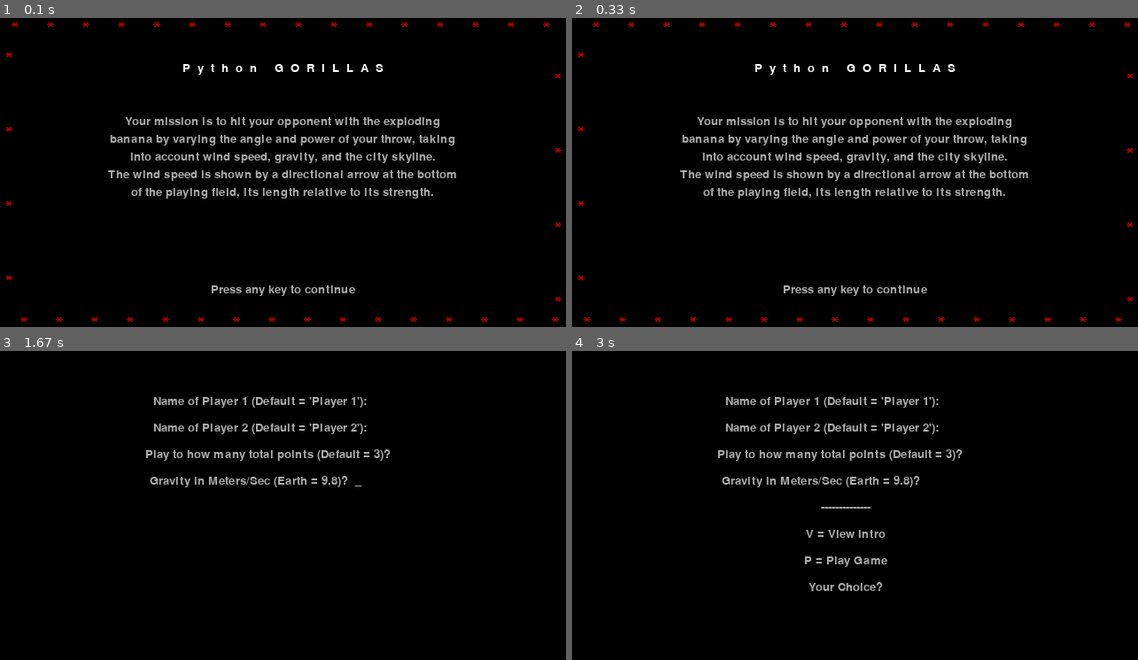
Above: before the commit, frames 1-4 (two rows, left to right).
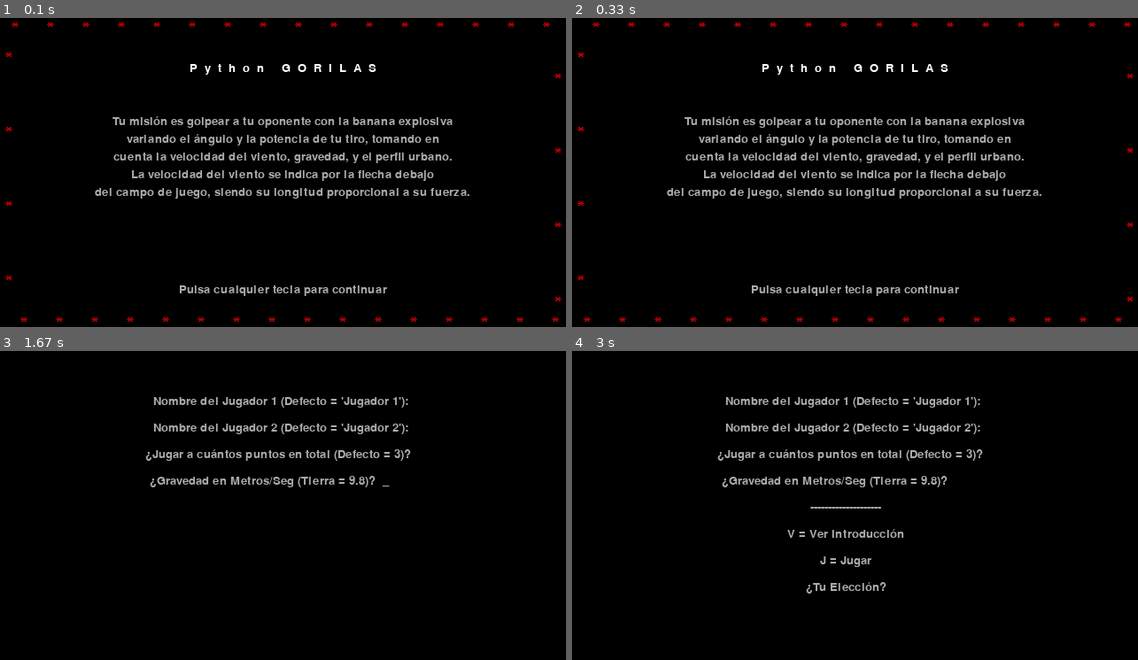
Above: after the commit, the same moments.

Repository: asweigart/inventwithpython3rded
Game: pygame game, started from translations/es/src/es_gorilla.py
Two runs of this game, one before a commit and one after it. Both use one fixed random seed, a clock stepped at 60 frames per second and the inputs below.
Inputs:
- Up to frame 1 (0.1 s): no input
- Up to frame 2 (0.33 s): no input
- Up to frame 3 (1.67 s): tap Enter at 0.33, 0.67, 1.07, 1.37 s; tap Space at 1.57 s
- Up to frame 4 (3 s): tap Space at 1.9, 2.2 s; tap Enter at 1.98 s

The runs differ from the first frame. In frame 1, 5.9% of the frame differs, in the area x 16-83%, y 14-90%; in frame 2, 5.9%; in frame 3, 2.9%; in frame 4, 3.6%.

Commit message:
- Partial translation of "es_gorilla.py"-> (up to line 739)

Diff:
--- a/translations/es/src/es_gorilla.py
+++ b/translations/es/src/es_gorilla.py
@@ -581,192 +581,192 @@
     """Usando el valor de coordsEdif devuelto por crearPaisajeUrbano(), queremos ubicar los gorilas a los lados
     izquierdo y derecho de la pantalla sobre el segundo y el tercer edificio desde el borde."""
 
-    gorPos = [] # item 0 is for (left, top) of player one, item 1 is for player two.
-    xAdj = int(GOR_ABAJO_SUP.get_rect().width / 2)
-    yAdj = GOR_ABAJO_SUP.get_rect().height
-
-    for i in range(0,2): # place first and then second player
-
-        # place gorillas on second or third building from the edge.
+    posGor = [] # el ítem 0 es para (izq, arriba) del jugador uno, el ítem 1 es para el jugador dos.
+    xAj = int(GOR_ABAJO_SUP.get_rect().width / 2)
+    yAj = GOR_ABAJO_SUP.get_rect().height
+
+    for i in range(0,2): # ubicar al primer jugador y luego al segundo
+
+        # ubicar a los gorilas en el segundo y tercer edificio desde el borde.
         if i == 0:
-            buildNum = random.randint(1,2)
+            númEdif = random.randint(1,2)
         else:
-            buildNum = random.randint(len(coordsEdif)-3, len(coordsEdif)-2)
-
-        buildWidth = coordsEdif[buildNum + 1][0] - coordsEdif[buildNum][0]
-        gorPos.append( (coordsEdif[buildNum][0] + int(buildWidth / 2) - xAdj, coordsEdif[buildNum][1] - yAdj - 1) )
-
-    # The format of the gorPos list is [(p1 x, p1 y), (p2 x, p2 y)]
-    return gorPos
-
-def waitForPlayerToPressKey():
-    """Calling this function will pause the program until the user presses a key. The key is returned."""
+            númEdif = random.randint(len(coordsEdif)-3, len(coordsEdif)-2)
+
+        anchoEdif = coordsEdif[númEdif + 1][0] - coordsEdif[númEdif][0]
+        posGor.append( (coordsEdif[númEdif][0] + int(anchoEdif / 2) - xAj, coordsEdif[númEdif][1] - yAj - 1) )
+
+    # El formato de la lista posGor es [(j1 x, j1 y), (j2 x, j2 y)]
+    return posGor
+
+def esperarEntradaDelTeclado():
+    """Llamar a esta función pondrá el programa en pausa hasta que el usuario presione una tecla. Se devuelve la tecla."""
     while True:
-        key = checkForKeyPress()
-        if key:
-            return key
-
-def checkForKeyPress():
-    """Calling this function will check if a key has recently been pressed. If so, the key is returned.
-    If not, then False is returned. If the Esc key was pressed, then the program terminates."""
-    for event in pygame.event.get():
-        if event.type == QUIT:
+        tecla = comprobarTeclaPulsada()
+        if tecla:
+            return tecla
+
+def comprobarTeclaPulsada():
+    """Llamar a esta función comprobará si se ha pulsado una tecla recientemente. Si es así, se devuelve esa tecla.
+    Si no, se devuelve False. Si la tecla Esc fue presionada, el programa termina."""
+    for evento in pygame.event.get():
+        if evento.type == QUIT:
             terminar()
-        if event.type == KEYUP:
-            if event.key == K_ESCAPE: # pressing escape quits
+        if evento.type == KEYUP:
+            if evento.key == K_ESCAPE: # presionando Esc se sale del programa
                 terminar()
-            return event.key
+            return evento.key
     return False
 
-def showStartScreen(screenSurf):
-    """Draws the starting introductory screen to screenSurf, with red stars rotating around the border. This screen
-    remains until the user presses a key."""
-    vertAdj = 0
-    horAdj = 0
-    while not checkForKeyPress():
-        screenSurf.fill(COLOR_NEGRO)
-
-        drawStars(screenSurf, vertAdj, horAdj)
-        vertAdj += 1
-        if vertAdj == 4: vertAdj = 0
-        horAdj += 12
-        if horAdj == 84: horAdj = 0
-        """The stars on the sides of the screen move 1 pixel each iteration through this loop and reset every 4
-        pixels. The stars on the top and bottom of the screen move 12 pixels each iteration and reset every 84 pixels."""
-
-        dibujarTexto('P  y  t  h  o  n     G  O  R  I  L  L  A  S', screenSurf, ANCHO_PNT / 2, 50, COLOR_BLANCO, COLOR_NEGRO, pos='centro')
-        dibujarTexto('Your mission is to hit your opponent with the exploding', screenSurf, ANCHO_PNT / 2, 110, COLOR_GRIS, COLOR_NEGRO, pos='centro')
-        dibujarTexto('banana by varying the angle and power of your throw, taking', screenSurf, ANCHO_PNT / 2, 130, COLOR_GRIS, COLOR_NEGRO, pos='centro')
-        dibujarTexto('into account wind speed, gravity, and the city skyline.', screenSurf, ANCHO_PNT / 2, 150, COLOR_GRIS, COLOR_NEGRO, pos='centro')
-        dibujarTexto('The wind speed is shown by a directional arrow at the bottom', screenSurf, ANCHO_PNT / 2, 170, COLOR_GRIS, COLOR_NEGRO, pos='centro')
-        dibujarTexto('of the playing field, its length relative to its strength.', screenSurf, ANCHO_PNT / 2, 190, COLOR_GRIS, COLOR_NEGRO, pos='centro')
-        dibujarTexto('Press any key to continue', screenSurf, ANCHO_PNT / 2, 300, COLOR_GRIS, COLOR_NEGRO, pos='centro')
+def mostrarPantallaInicio(supPant):
+    """Dibuja la pantalla inicial introductoria sobre supPant, con estrellas rojas rotando alrededor del borde. Esta pantalla
+    permanece hasta que el usuario presione una tecla."""
+    ajVert = 0
+    ajHor = 0
+    while not comprobarTeclaPulsada():
+        supPant.fill(COLOR_NEGRO)
+
+        dibujarEstrellas(supPant, ajVert, ajHor)
+        ajVert += 1
+        if ajVert == 4: ajVert = 0
+        ajHor += 12
+        if ajHor == 84: ajHor = 0
+        """Las estrellas a los lados de la pantalla se mueven 1 píxel por cada iteración de este bucle y se reinician cada 4
+        píxeles. Las estrellas en los bordes superior e inferior se mueven 12 píxels cada iteración y se reinician cada 84 píxeles."""
+
+        dibujarTexto('P  y  t  h  o  n     G  O  R  I  L  A  S', supPant, ANCHO_PNT / 2, 50, COLOR_BLANCO, COLOR_NEGRO, pos='centro')
+        dibujarTexto('Tu misión es golpear a tu oponente con la banana explosiva', supPant, ANCHO_PNT / 2, 110, COLOR_GRIS, COLOR_NEGRO, pos='centro')
+        dibujarTexto('variando el ángulo y la potencia de tu tiro, tomando en', supPant, ANCHO_PNT / 2, 130, COLOR_GRIS, COLOR_NEGRO, pos='centro')
+        dibujarTexto('cuenta la velocidad del viento, gravedad, y el perfil urbano.', supPant, ANCHO_PNT / 2, 150, COLOR_GRIS, COLOR_NEGRO, pos='centro')
+        dibujarTexto('La velocidad del viento se indica por la flecha debajo', supPant, ANCHO_PNT / 2, 170, COLOR_GRIS, COLOR_NEGRO, pos='centro')
+        dibujarTexto('del campo de juego, siendo su longitud proporcional a su fuerza.', supPant, ANCHO_PNT / 2, 190, COLOR_GRIS, COLOR_NEGRO, pos='centro')
+        dibujarTexto('Pulsa cualquier tecla para continuar', supPant, ANCHO_PNT / 2, 300, COLOR_GRIS, COLOR_NEGRO, pos='centro')
 
         pygame.display.update()
         RELOJ_JUEGO.tick(FPS)
 
-def showGameOverScreen(screenSurf, p1name, p1score, p2name, p2score):
-    """Draws the game over screen to screenSurf, showing the players' names and scores. This screen has rotating
-    red stars too, and hangs around until the user presses a key."""
-    p1score = str(p1score)
-    p2score = str(p2score)
-    vertAdj = 0
-    horAdj = 0
-    while not checkForKeyPress():
-        screenSurf.fill(COLOR_NEGRO)
-
-        drawStars(screenSurf, vertAdj, horAdj)
-        vertAdj += 1
-        if vertAdj == 4: vertAdj = 0
-        horAdj += 12
-        if horAdj == 84: horAdj = 0
-        """The stars on the sides of the screen move 1 pixel each iteration through this loop and reset every 4
-        pixels. The stars on the top and bottom of the screen move 12 pixels each iteration and reset every 84 pixels."""
-
-        dibujarTexto('GAME OVER!', screenSurf, ANCHO_PNT / 2, 120, COLOR_GRIS, COLOR_NEGRO, pos='centro')
-        dibujarTexto('Score:', screenSurf, ANCHO_PNT / 2, 155, COLOR_GRIS, COLOR_NEGRO, pos='centro')
-        dibujarTexto(p1name, screenSurf, 225, 170, COLOR_GRIS, COLOR_NEGRO)
-        dibujarTexto(p1score, screenSurf, 395, 170, COLOR_GRIS, COLOR_NEGRO)
-        dibujarTexto(p2name, screenSurf, 225, 185, COLOR_GRIS, COLOR_NEGRO)
-        dibujarTexto(p2score, screenSurf, 395, 185, COLOR_GRIS, COLOR_NEGRO)
-        dibujarTexto('Press any key to continue', screenSurf, ANCHO_PNT / 2, 298, COLOR_GRIS, COLOR_NEGRO, pos='centro')
+def mostrarPantallaJuegoTerminado(supPant, j1nombre, j1puntaje, j2nombre, j2puntaje):
+    """Dibuja la pantalla de juego terminado sobre supPant, mostrando los nombres y puntajes de los jugadores. Esta pantalla también
+    tiene estrellas rojas rotantes, y permanece hasta que el usuario pulse una tecla."""
+    j1puntaje = str(j1puntaje)
+    j2puntaje = str(j2puntaje)
+    ajVert = 0
+    ajHor = 0
+    while not comprobarTeclaPulsada():
+        supPant.fill(COLOR_NEGRO)
+
+        dibujarEstrellas(supPant, ajVert, ajHor)
+        ajVert += 1
+        if ajVert == 4: ajVert = 0
+        ajHor += 12
+        if ajHor == 84: ajHor = 0
+        """Las estrellas a los lados de la pantalla se mueven 1 píxel por cada iteración de este bucle y se reinician cada 4
+        píxeles. Las estrellas en los bordes superior e inferior se mueven 12 píxels cada iteración y se reinician cada 84 píxeles."""
+
+        dibujarTexto('¡JUEGO TERMINADO!', supPant, ANCHO_PNT / 2, 120, COLOR_GRIS, COLOR_NEGRO, pos='centro')
+        dibujarTexto('Puntaje:', supPant, ANCHO_PNT / 2, 155, COLOR_GRIS, COLOR_NEGRO, pos='centro')
+        dibujarTexto(j1nombre, supPant, 225, 170, COLOR_GRIS, COLOR_NEGRO)
+        dibujarTexto(j1puntaje, supPant, 395, 170, COLOR_GRIS, COLOR_NEGRO)
+        dibujarTexto(j2nombre, supPant, 225, 185, COLOR_GRIS, COLOR_NEGRO)
+        dibujarTexto(j2puntaje, supPant, 395, 185, COLOR_GRIS, COLOR_NEGRO)
+        dibujarTexto('Pulsa cualquier tecla para continuar', supPant, ANCHO_PNT / 2, 298, COLOR_GRIS, COLOR_NEGRO, pos='centro')
 
         pygame.display.update()
         RELOJ_JUEGO.tick(FPS)
 
-def drawStars(screenSurf, vertAdj, horAdj):
-    """This function draws the red stars on the border of screenSurf."""
+def dibujarEstrellas(supPant, ajVert, ajHor):
+    """Esta función dibuja las estrellas rojas sobre el borde de supPant."""
     for i in range(16):
-        # draw top row of stars
-        screenSurf.blit(ESTRELLA_SUP, (2 + (((3 - vertAdj) + i * 4) * ESTRELLA_SUP.get_width()), 3))
-        # draw bottom row of stars
-        screenSurf.blit(ESTRELLA_SUP, (2 + ((vertAdj + i * 4) * ESTRELLA_SUP.get_width()), ALTURA_PNT - 7 - ESTRELLA_SUP.get_height()))
+        # dibujar fila superior de estrellas
+        supPant.blit(ESTRELLA_SUP, (2 + (((3 - ajVert) + i * 4) * ESTRELLA_SUP.get_width()), 3))
+        # dibujar fila inferior de estrellas
+        supPant.blit(ESTRELLA_SUP, (2 + ((ajVert + i * 4) * ESTRELLA_SUP.get_width()), ALTURA_PNT - 7 - ESTRELLA_SUP.get_height()))
 
     for i in range(4):
-        # draw left column of stars going down
-        screenSurf.blit(ESTRELLA_SUP, (5, 6 + ESTRELLA_SUP.get_height() + (horAdj + i * 84)))
-        # draw right column of stars going up
-        screenSurf.blit(ESTRELLA_SUP, (ANCHO_PNT - 5 - ESTRELLA_SUP.get_width(), (ALTURA_PNT - (6 + ESTRELLA_SUP.get_height() + (horAdj + i * 84)))))
-
-
-
-def showSettingsScreen(screenSurf):
-    """This is the screen that lets the user type in their name and settings for the game."""
-    p1name = None
-    p2name = None
-    points = None
-    gravity = None
-
-    screenSurf.fill(COLOR_NEGRO)
-
-    while p1name is None:
-        p1name = modoEntrada("Name of Player 1 (Default = 'Player 1'):  ", screenSurf, ANCHO_PNT / 2 - 146, 50, COLOR_GRIS, COLOR_NEGRO, longmax=10, pos='izq', destelloCursor=True)
-    if p1name == '':
-        p1name = 'Player 1'
-
-    while p2name is None:
-        p2name = modoEntrada("Name of Player 2 (Default = 'Player 2'):  ", screenSurf, ANCHO_PNT / 2 - 146, 80, COLOR_GRIS, COLOR_NEGRO, longmax=10, pos='izq', destelloCursor=True)
-    if p2name == '':
-        p2name = 'Player 2'
-
-    while points is None:
-        points = modoEntrada("Play to how many total points (Default = 3)?  ", screenSurf, ANCHO_PNT / 2 - 155, 110, COLOR_GRIS, COLOR_NEGRO, longmax=6, permitidos='0123456789', pos='izq', destelloCursor=True)
-    if points == '':
-        points = 3
+        # dibuja la columna izquierda de estrellas moviéndose hacia abajo
+        supPant.blit(ESTRELLA_SUP, (5, 6 + ESTRELLA_SUP.get_height() + (ajHor + i * 84)))
+        # dibuja la columna derecha de estrellas moviéndose hacia arriba
+        supPant.blit(ESTRELLA_SUP, (ANCHO_PNT - 5 - ESTRELLA_SUP.get_width(), (ALTURA_PNT - (6 + ESTRELLA_SUP.get_height() + (ajHor + i * 84)))))
+
+
+
+def mostrarPantallaConfiguración(supPant):
+    """Esta es la pantalla que permite al jugador ingresar su nombre y ajustes para el juego."""
+    j1nombre = None
+    j2nombre = None
+    puntos = None
+    gravedad = None
+
+    supPant.fill(COLOR_NEGRO)
+
+    while j1nombre is None:
+        j1nombre = modoEntrada("Nombre del Jugador 1 (Defecto = 'Jugador 1'):  ", supPant, ANCHO_PNT / 2 - 146, 50, COLOR_GRIS, COLOR_NEGRO, longmax=10, pos='izq', destelloCursor=True)
+    if j1nombre == '':
+        j1nombre = 'Jugador 1'
+
+    while j2nombre is None:
+        j2nombre = modoEntrada("Nombre del Jugador 2 (Defecto = 'Jugador 2'):  ", supPant, ANCHO_PNT / 2 - 146, 80, COLOR_GRIS, COLOR_NEGRO, longmax=10, pos='izq', destelloCursor=True)
+    if j2nombre == '':
+        j2nombre = 'Jugador 2'
+
+    while puntos is None:
+        puntos = modoEntrada("¿Jugar a cuántos puntos en total (Defecto = 3)?  ", supPant, ANCHO_PNT / 2 - 155, 110, COLOR_GRIS, COLOR_NEGRO, longmax=6, permitidos='0123456789', pos='izq', destelloCursor=True)
+    if puntos == '':
+        puntos = 3
     else:
-        points = int(points)
-
-    while gravity is None:
-        gravity = modoEntrada("Gravity in Meters/Sec (Earth = 9.8)?  ", screenSurf, ANCHO_PNT / 2 - 150, 140, COLOR_GRIS, COLOR_NEGRO, longmax=6, permitidos='0123456789.', pos='izq', destelloCursor=True)
-    if gravity == '':
-        gravity = 9.8
+        puntos = int(puntos)
+
+    while gravedad is None:
+        gravedad = modoEntrada("¿Gravedad en Metros/Seg (Tierra = 9.8)?  ", supPant, ANCHO_PNT / 2 - 150, 140, COLOR_GRIS, COLOR_NEGRO, longmax=6, permitidos='0123456789.', pos='izq', destelloCursor=True)
+    if gravedad == '':
+        gravedad = 9.8
     else:
-        gravity = float(gravity)
-
-    dibujarTexto('--------------', screenSurf, ANCHO_PNT / 2 -10, 170, COLOR_GRIS, COLOR_NEGRO, pos='centro')
-    dibujarTexto('V = View Intro', screenSurf, ANCHO_PNT / 2 -10, 200, COLOR_GRIS, COLOR_NEGRO, pos='centro')
-    dibujarTexto('P = Play Game', screenSurf, ANCHO_PNT / 2 -10, 230, COLOR_GRIS, COLOR_NEGRO, pos='centro')
-    dibujarTexto('Your Choice?', screenSurf, ANCHO_PNT / 2 -10, 260, COLOR_GRIS, COLOR_NEGRO, pos='centro')
+        gravedad = float(gravedad)
+
+    dibujarTexto('--------------------', supPant, ANCHO_PNT / 2 -10, 170, COLOR_GRIS, COLOR_NEGRO, pos='centro')
+    dibujarTexto('V = Ver Introducción', supPant, ANCHO_PNT / 2 -10, 200, COLOR_GRIS, COLOR_NEGRO, pos='centro')
+    dibujarTexto('J = Jugar', supPant, ANCHO_PNT / 2 -10, 230, COLOR_GRIS, COLOR_NEGRO, pos='centro')
+    dibujarTexto('¿Tu Elección?', supPant, ANCHO_PNT / 2 -10, 260, COLOR_GRIS, COLOR_NEGRO, pos='centro')
     pygame.display.update()
 
-    key = waitForPlayerToPressKey()
-    while chr(key) != 'v' and chr(key) != 'p':
-        key = waitForPlayerToPressKey()
-
-    return p1name, p2name, points, gravity, chr(key) # returns 'v' or 'p'
-
-def showIntroScreen(screenSurf, p1name, p2name):
-    """This is the screen that plays if the user selected "view intro" from the starting screen."""
-    screenSurf.fill(COLOR_CIELO)
-    dibujarTexto('P  y  t  h  o  n     G  O  R  I  L  L  A  S', screenSurf, ANCHO_PNT / 2, 15, COLOR_BLANCO, COLOR_CIELO, pos='centro')
-    dibujarTexto('STARRING:', screenSurf, ANCHO_PNT / 2, 55, COLOR_BLANCO, COLOR_CIELO, pos='centro')
-    dibujarTexto('%s AND %s' % (p1name, p2name), screenSurf, ANCHO_PNT / 2, 115, COLOR_BLANCO, COLOR_CIELO, pos='centro')
+    key = esperarEntradaDelTeclado()
+    while chr(key) != 'v' and chr(key) != 'j':
+        key = esperarEntradaDelTeclado()
+
+    return j1nombre, j2nombre, puntos, gravedad, chr(key) # devuelve 'v' o 'j'
+
+def mostrarPantallaIntro(supPant, j1nombre, j2nombre):
+    """Esta es la pantalla que se reproduce si el jugador eligió "ver introducción" de la pantalla de inicio."""
+    supPant.fill(COLOR_CIELO)
+    dibujarTexto('P  y  t  h  o  n     G  O  R  I  L  L  A  S', supPant, ANCHO_PNT / 2, 15, COLOR_BLANCO, COLOR_CIELO, pos='centro')
+    dibujarTexto('STARRING:', supPant, ANCHO_PNT / 2, 55, COLOR_BLANCO, COLOR_CIELO, pos='centro')
+    dibujarTexto('%s AND %s' % (j1nombre, j2nombre), supPant, ANCHO_PNT / 2, 115, COLOR_BLANCO, COLOR_CIELO, pos='centro')
 
     x = 278
     y = 175
 
     for i in range(2):
-        drawGorilla(screenSurf, x-13, y, BRAZO_DER_ARRIBA)
-        drawGorilla(screenSurf, x+47, y, BRAZO_IZQ_ARRIBA)
+        drawGorilla(supPant, x-13, y, BRAZO_DER_ARRIBA)
+        drawGorilla(supPant, x+47, y, BRAZO_IZQ_ARRIBA)
         pygame.display.update()
 
         time.sleep(2)
 
-        drawGorilla(screenSurf, x-13, y, BRAZO_IZQ_ARRIBA)
-        drawGorilla(screenSurf, x+47, y, BRAZO_DER_ARRIBA)
+        drawGorilla(supPant, x-13, y, BRAZO_IZQ_ARRIBA)
+        drawGorilla(supPant, x+47, y, BRAZO_DER_ARRIBA)
         pygame.display.update()
 
         time.sleep(2)
 
     for i in range(4):
-        drawGorilla(screenSurf, x-13, y, BRAZO_IZQ_ARRIBA)
-        drawGorilla(screenSurf, x+47, y, BRAZO_DER_ARRIBA)
+        drawGorilla(supPant, x-13, y, BRAZO_IZQ_ARRIBA)
+        drawGorilla(supPant, x+47, y, BRAZO_DER_ARRIBA)
         pygame.display.update()
 
         time.sleep(0.3)
 
-        drawGorilla(screenSurf, x-13, y, BRAZO_DER_ARRIBA)
-        drawGorilla(screenSurf, x+47, y, BRAZO_IZQ_ARRIBA)
+        drawGorilla(supPant, x-13, y, BRAZO_DER_ARRIBA)
+        drawGorilla(supPant, x+47, y, BRAZO_IZQ_ARRIBA)
         pygame.display.update()
 
         time.sleep(0.3)
@@ -1009,13 +1009,13 @@
     ##pygame.display.toggle_fullscreen()
     pygame.display.set_caption('Gorillas.py')
 
-    showStartScreen(winSurface)
+    mostrarPantallaInicio(winSurface)
 
     while True:
         # start a new game
-        p1name, p2name, winPoints, gravity, nextScreen = showSettingsScreen(winSurface)
+        p1name, p2name, winPoints, gravity, nextScreen = mostrarPantallaConfiguración(winSurface)
         if nextScreen == 'v':
-            showIntroScreen(winSurface, p1name, p2name)
+            mostrarPantallaIntro(winSurface, p1name, p2name)
 
         # Reset the score and make it the first player's turn.
         p1score = 0
@@ -1062,7 +1062,7 @@
             else:
                 turn = 1
 
-        showGameOverScreen(winSurface, p1name, p1score, p2name, p2score)
+        mostrarPantallaJuegoTerminado(winSurface, p1name, p1score, p2name, p2score)
 
 if __name__ == '__main__':
     main()
